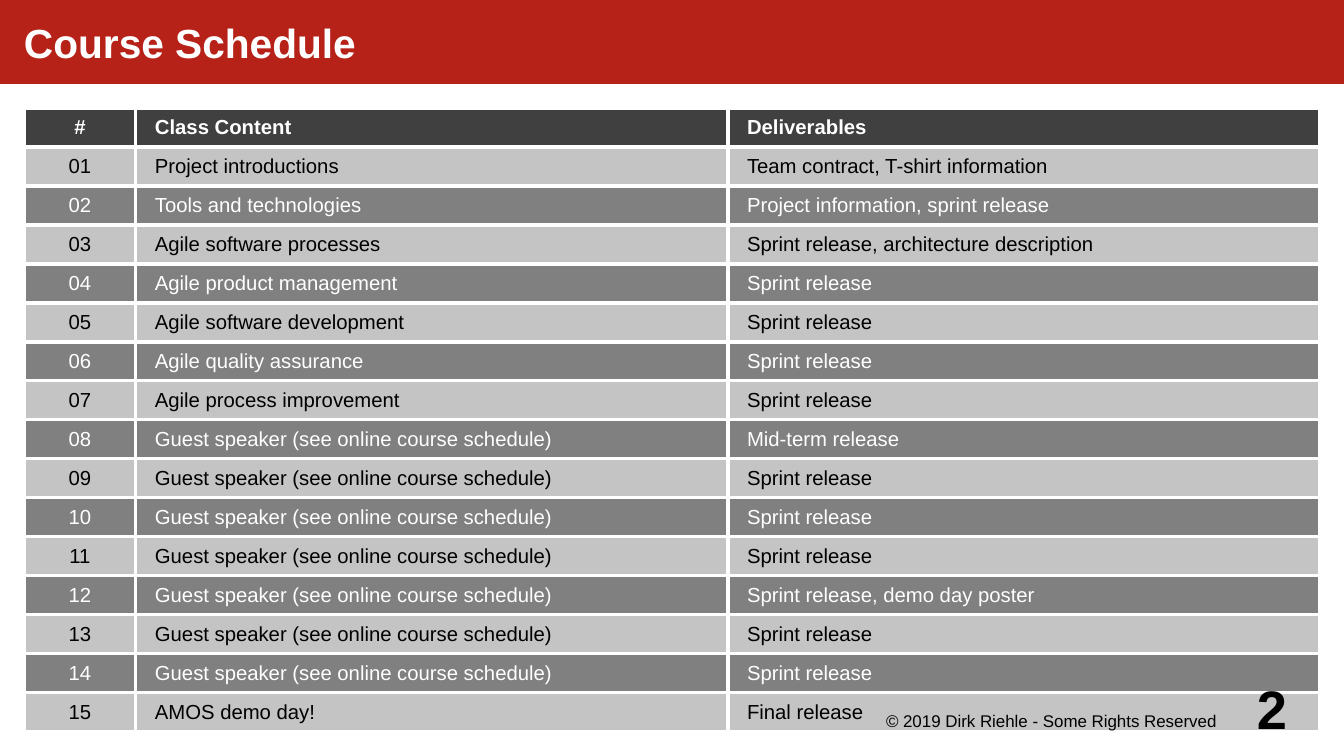
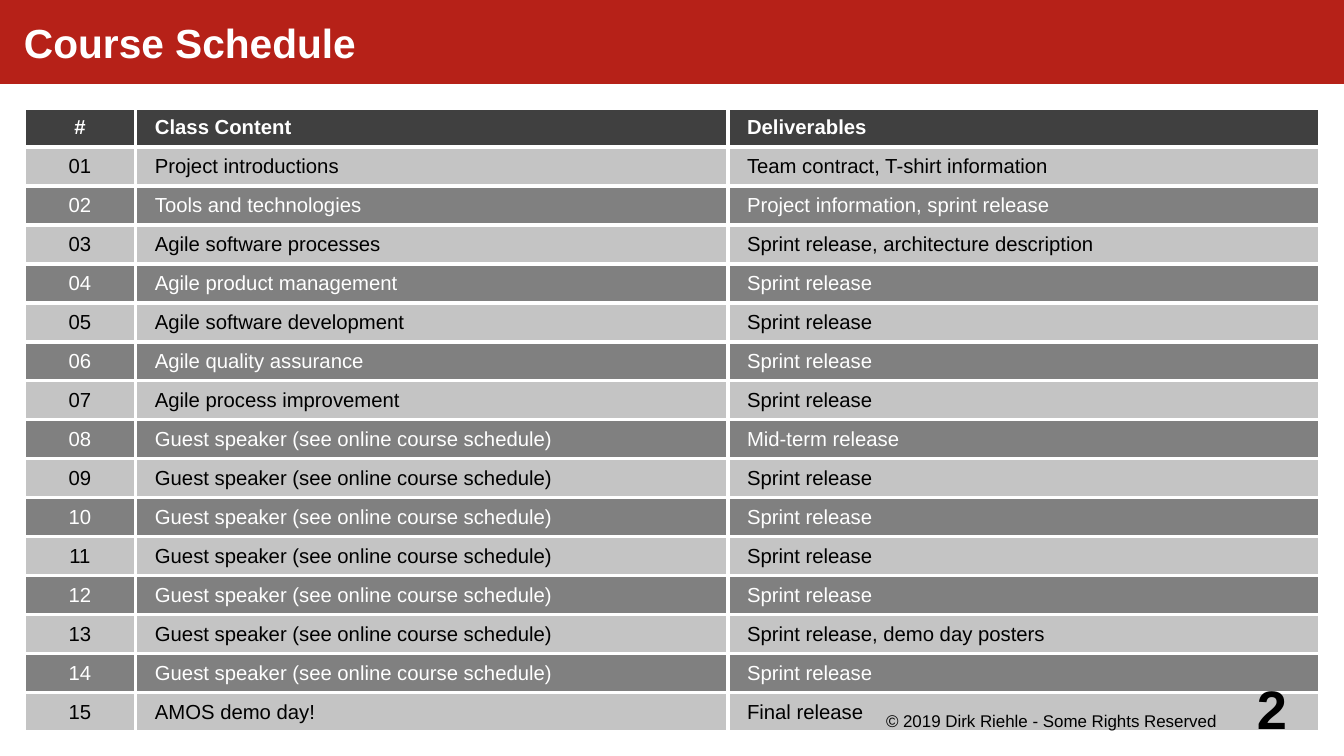
Before and after one commit to dirkriehle/amos-course, a slide deck: slide 2 of Lecture slides/AMOS A02 - Course Schedule.odp. Drawn at 1344x756 pixels with LibreOffice and Linux fonts; fonts in the diff are those of the drawing. Boxes give left, top, right and bottom in pixels: in the first picture for what was removed or moved away, otherwise in the second. Text is boxed around its words. In the diff, an @@ line names an element or a change of style, - is before the commit and + after.

Commit message:
Fixed mistake in schedule (CW#13 not 12 for demo day posters)

```diff
--- a/Lecture slides/AMOS A02 - Course Schedule.odp
+++ b/Lecture slides/AMOS A02 - Course Schedule.odp
@@ table at [24,109,1322,733] @@
-row 13, column 3: Sprint release, demo day poster
+row 13, column 3: Sprint release
-row 14, column 3: Sprint release
+row 14, column 3: Sprint release, demo day posters
```
Also in this commit, not shown: 1 other file.
